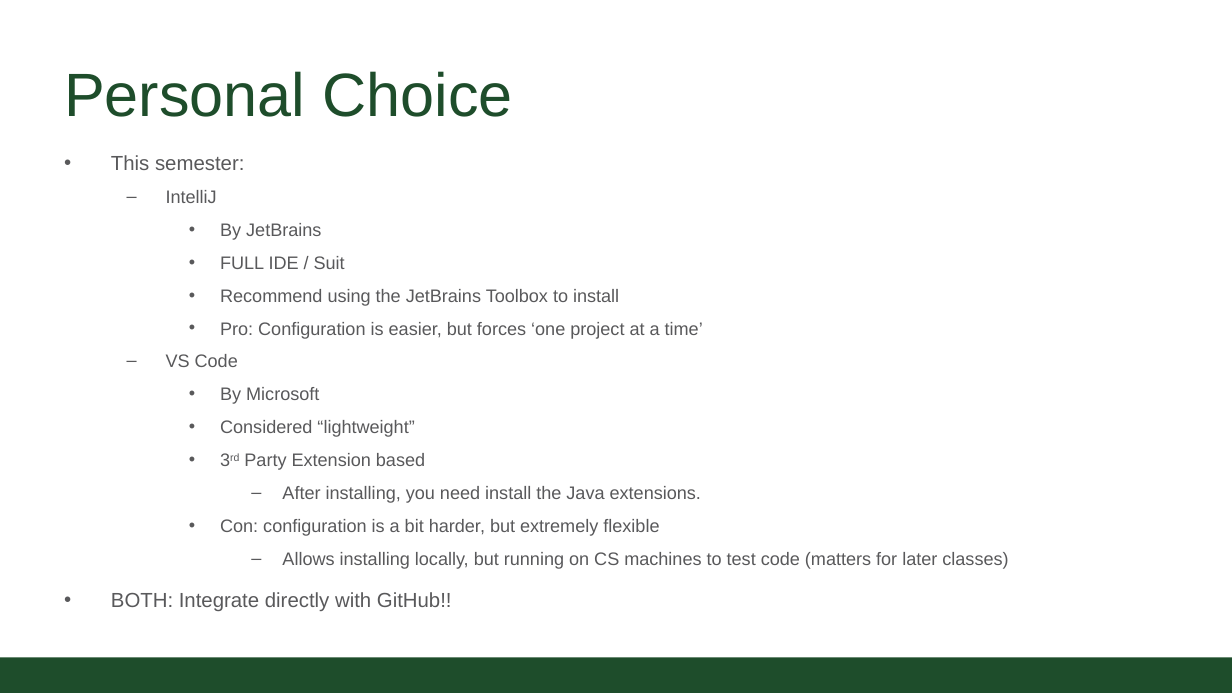
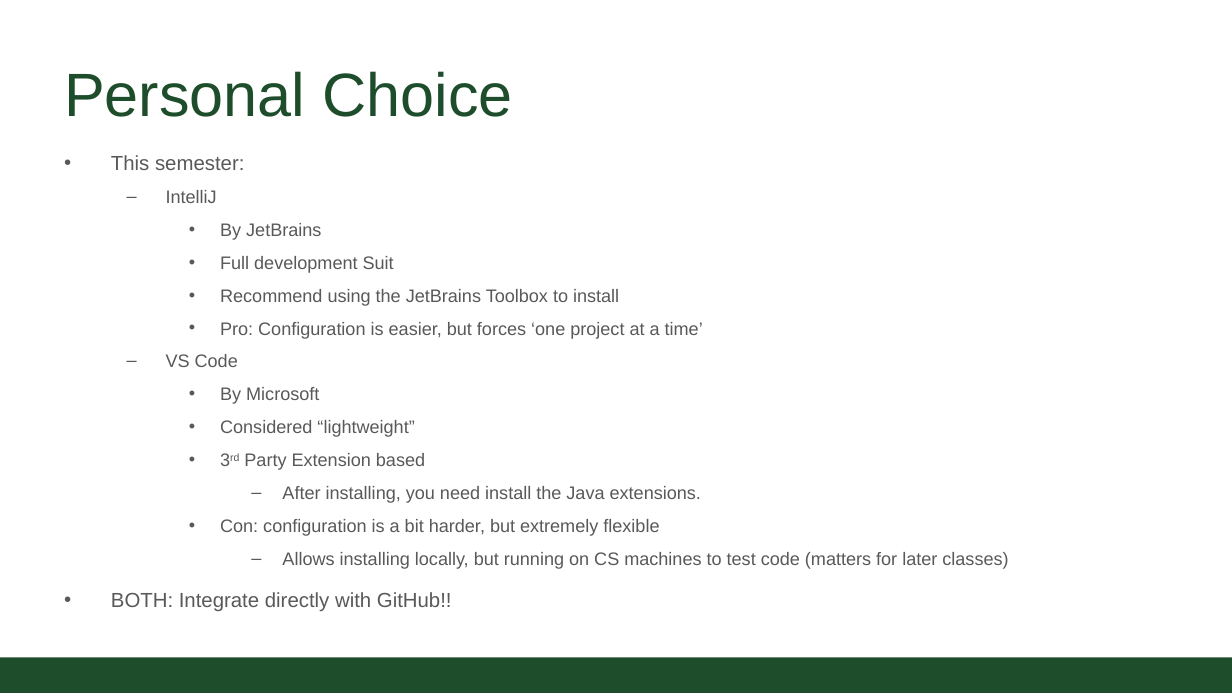
Before and after one commit to CSU-CompSci-CS163-4/Handouts, a slide deck: slide 9 of slides/On-Campus/04_01_GitHub_IDE.pptx. Drawn at 1232x693 pixels with LibreOffice and Linux fonts; fonts in the diff are those of the drawing; background and template pictures are left out. Boxes give left, top, right and bottom in pixels: in the first picture for what was removed or moved away, otherwise in the second. Text is boxed around its words. In the diff, an @@ line names an element or a change of style, - is before the commit and + after.

```diff
--- a/slides/On-Campus/04_01_GitHub_IDE.pptx
+++ b/slides/On-Campus/04_01_GitHub_IDE.pptx
@@ text at (x1=220, y1=256, x2=394, y2=273): text changed @@
-    • FULL IDE / Suit
+    • Full development Suit
```
Also in this commit, not shown: 5 other slides changed.
